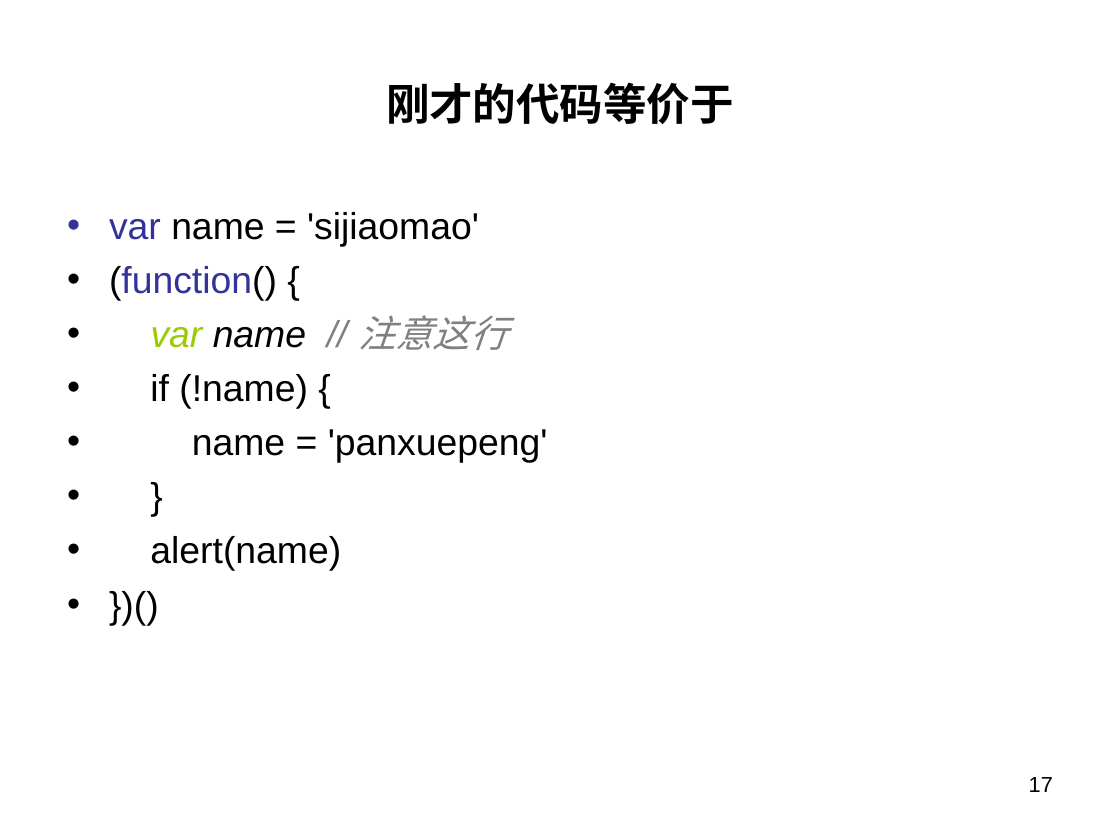
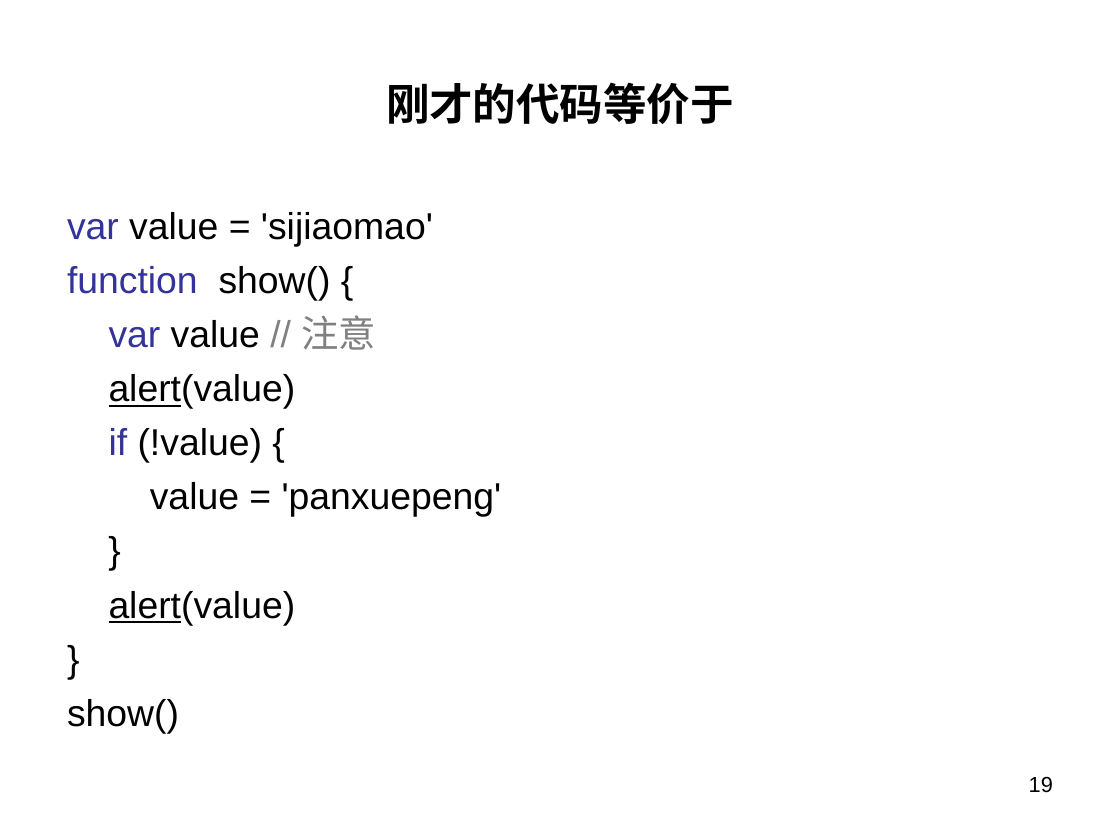
Before and after one commit to panxuepeng/javascript, a slide deck: slide 19 of ppt/第二天课程.ppt (slide 17 before the commit). Drawn at 1120x840 pixels with LibreOffice and Linux fonts; fonts in the diff are those of the drawing. Boxes give left, top, right and bottom in pixels: in the first picture for what was removed or moved away, otherwise in the second. Text is boxed around its words. In the diff, an @@ line names an element or a change of style, - is before the commit and + after.

```diff
--- a/ppt/第二天课程.ppt
+++ b/ppt/第二天课程.ppt
@@ text "var value = 'sijiaomao'" at [67, 212, 502, 734]: bullet • to none @@
@@ text at [67, 212, 502, 517]: text changed @@
-• var name = 'sijiaomao'
-• (function() {
-• var name // 注意这行
-• if (!name) {
-• name = 'panxuepeng'
+var value = 'sijiaomao'
+function show() {
+var value // 注意
+alert(value)
+if (!value) {
+value = 'panxuepeng'
@@ text at [67, 591, 296, 734]: text changed @@
-• alert(name)
-• })()
+alert(value)
+}
+show()
@@ page number at [1029, 776, 1053, 793]: text changed @@
-17
+19
```
Also in this commit, not shown: 31 other slides changed, 23 slides added, 5 slides removed, 8 other files.
